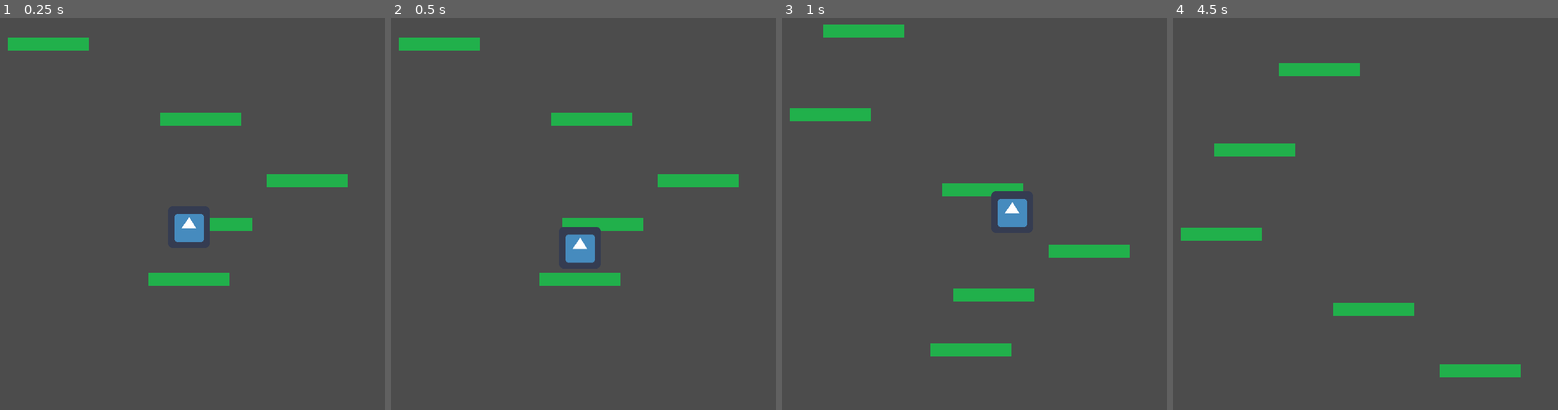
Above: before the commit, frames 1-4 (left to right).
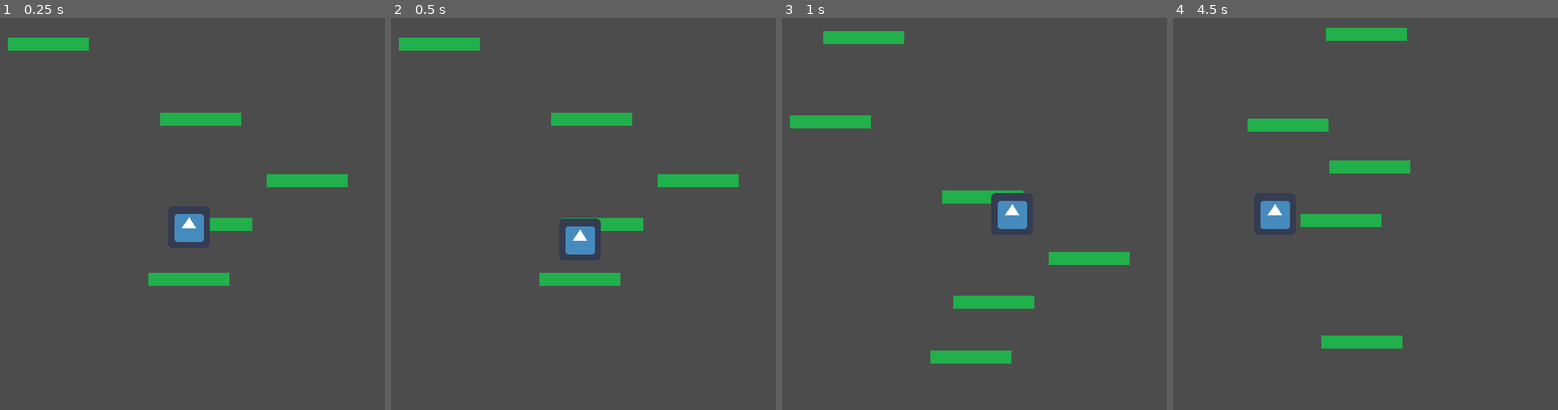
Above: after the commit, the same moments.

Repository: michalflog/ExampleGame
Game: Godot game, scene res://Main.tscn
The game is run twice, just before and just after one commit, with the same random seed, the same clock (stepped at 60 frames per second) and the same inputs. The project has no main scene, so this scene is started directly. The engine's default icon, where the game draws it, is replaced by a stand-in: a white triangle on a blue panel in a dark square.
Inputs:
- Up to frame 1 (0.25 s): no input
- Up to frame 2 (0.5 s): no input
- Up to frame 3 (1 s): hold Right (ui_right) from 0.53 s (still down)
- Up to frame 4 (4.5 s): release Right (ui_right) at 1.28 s; hold Left (ui_left) 1.28-2.03 s; hold Right (ui_right) 2.03-3.53 s; hold Left (ui_left) from 3.53 s (still down)

Frame 1 is identical in both runs. In frame 2, 0.6% of the frame differs, in the area x 44-55%, y 51-63%; in frame 3, 4.6%; in frame 4, 7.6%, in the area x 2-91%, y 2-92%.

Commit message:
add reset game
fix platform spawning bug
add reset game function

Diff:
--- a/Main.gd
+++ b/Main.gd
@@ -21,17 +21,19 @@
 	if $Player.position.y < $Camera2D.position.y:
 		$Camera2D.position.y = $Player.position.y
 
+	if $Player.position.y - $Camera2D.position.y > screen_size.y:
+		restart_game()
+
 	var platforms = get_tree().get_nodes_in_group("platform")
 	var highest_platform_y = platforms[0].position.y
 	for x in platforms:
-
 		if x.position.y < highest_platform_y:
 			highest_platform_y = x.position.y
 
 		if x.position.y > $Camera2D.position.y + screen_size.y/2:
-			x.free()
+			x.queue_free()
 
-	if highest_platform_y - $Camera2D.position.y < screen_size.y:
+	if $Camera2D.position.y - highest_platform_y < screen_size.y:
 		add_platform()
 	pass
 
@@ -53,5 +55,20 @@
 
 	pass
 
-func restart_Game():
+func restart_game():
+	var platforms = get_tree().get_nodes_in_group("platform")
+	for x in platforms:
+		x.queue_free()
+
+	var platform = Platform.instance()
+	platform.position.x = screen_size.x/2
+	platform.position.y = screen_size.y/2 + 100
+	add_child(platform)
+
+	$Player.position.x = screen_size.x/2
+	$Player.position.y = screen_size.y/2
+
+	$Camera2D.position.x = $Player.position.x
+	$Camera2D.position.y = $Player.position.y
+
 	pass
--- a/Player.gd
+++ b/Player.gd
@@ -21,7 +21,7 @@
 	pass # Replace with function body.
 
 # Called every frame. 'delta' is the elapsed time since the previous frame.
-func _process(delta):
+func _physics_process(delta):
 
 	if Input.is_action_pressed("ui_left"):
 		if velocity.x > 0:
